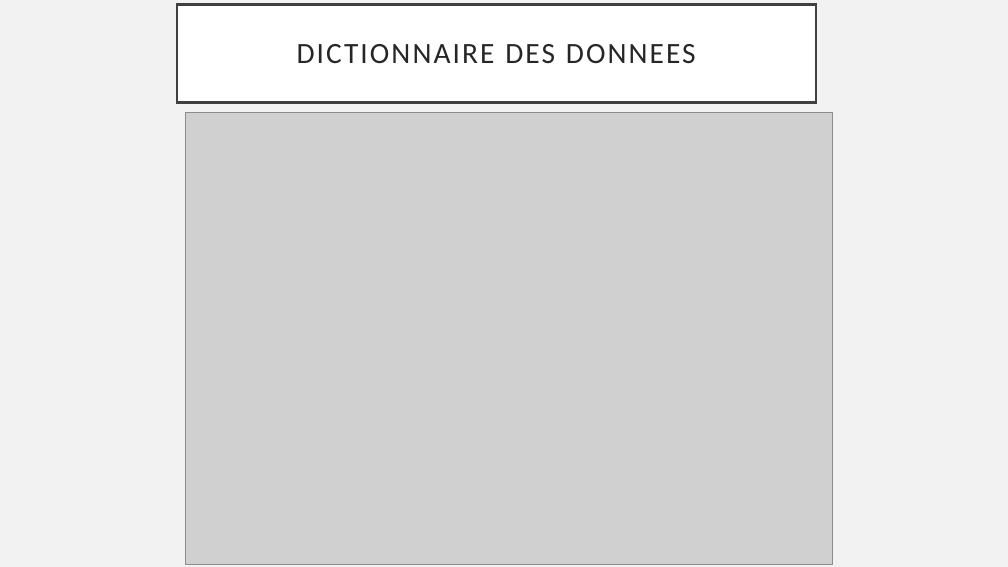
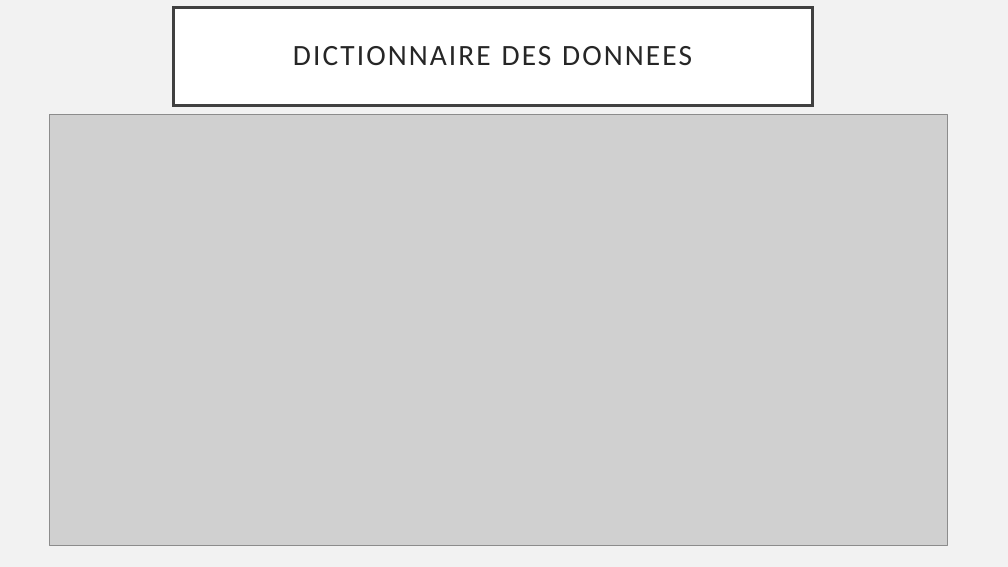
Before and after one commit to massiresogore/seminaire, a slide deck: slide 4 of conception/presentation/Presentation.pptx. Drawn at 1008x567 pixels with LibreOffice and Linux fonts; fonts in the diff are those of the drawing; grey boxes stand for pictures. Boxes give left, top, right and bottom in pixels: in the first picture for what was removed or moved away, otherwise in the second. Text is boxed around its words. In the diff, an @@ line names an element or a change of style, - is before the commit and + after.

Commit message:
ajout du dictionnaire de donnees

```diff
--- a/conception/presentation/Presentation.pptx
+++ b/conception/presentation/Presentation.pptx
@@ title "DICTIONNAIRE DES DONNEES": place and size @@
-title "DICTIONNAIRE DES DONNEES" at (177,5,816,103)
+title "DICTIONNAIRE DES DONNEES" at (173,8,812,106)
@@ picture: place and size @@
-picture at (185,113,833,565)
+picture at (49,114,948,545)
```
